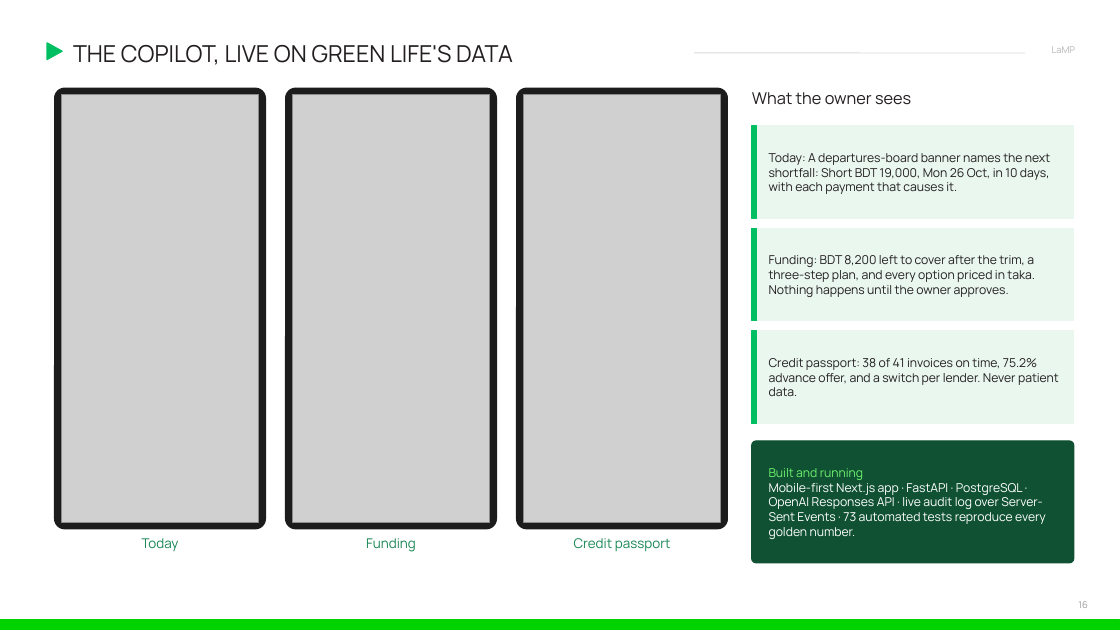
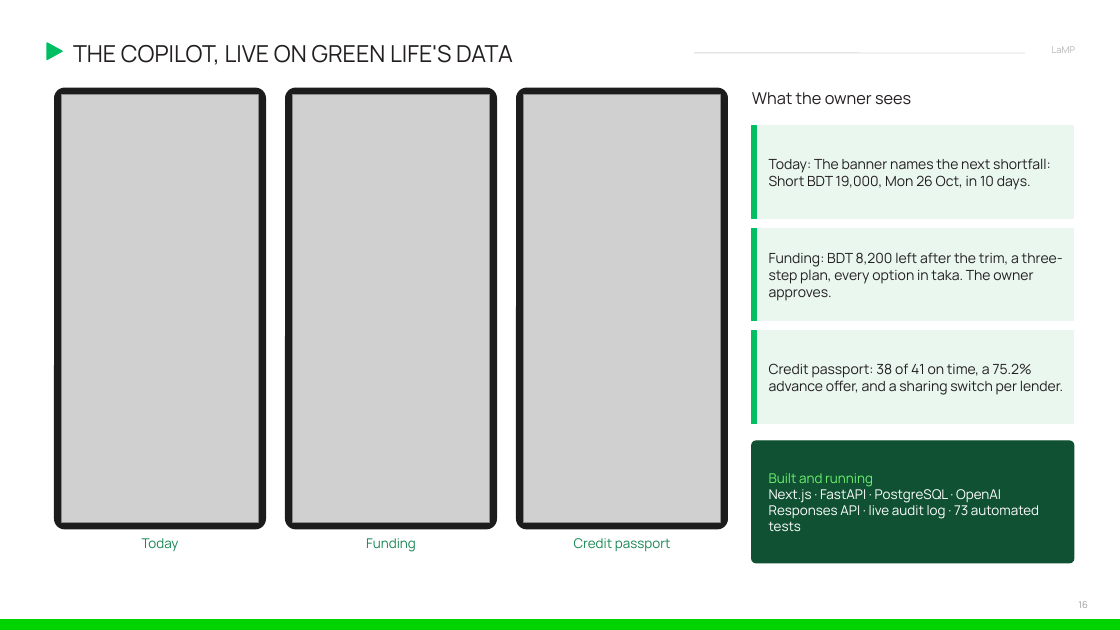
Before and after one commit to ishmam259/lamp-copilot, a slide deck: slide 16 of deck/LaMP-Copilot.pptx. Drawn at 1120x630 pixels with LibreOffice and Linux fonts; fonts in the diff are those of the drawing; grey boxes stand for pictures. Boxes give left, top, right and bottom in pixels: in the first picture for what was removed or moved away, otherwise in the second. Text is boxed around its words. In the diff, an @@ line names an element or a change of style, - is before the commit and + after.

Commit message:
deck: cut wordy slides by about a third, larger text, full team names

```diff
--- a/deck/LaMP-Copilot.pptx
+++ b/deck/LaMP-Copilot.pptx
@@ text at bbox=[769, 158, 1051, 190]: text changed; size 10.5 to 12 pt @@
-Today: A departures-board banner names the next shortfall: Short BDT 19,000, Mon 26 Oct, in 10 days, with each payment that causes it.
+Today: The banner names the next shortfall: Short BDT 19,000, Mon 26 Oct, in 10 days.
@@ text at bbox=[769, 252, 1063, 301]: text changed; size 10.5 to 12 pt @@
-Funding: BDT 8,200 left to cover after the trim, a three-step plan, and every option priced in taka. Nothing happens until the owner approves.
+Funding: BDT 8,200 left after the trim, a three-step plan, every option in taka. The owner approves.
@@ text at bbox=[769, 363, 1063, 395]: text changed; size 10.5 to 12 pt @@
-Credit passport: 38 of 41 invoices on time, 75.2% advance offer, and a switch per lender. Never patient data.
+Credit passport: 38 of 41 on time, a 75.2% advance offer, and a sharing switch per lender.
@@ text at bbox=[769, 473, 873, 487]: size 10.5 to 11.5 pt in "Built and running" @@
@@ text at bbox=[769, 489, 1039, 531]: text changed; size 10.5 to 11.5 pt @@
-Mobile-first Next.js app · FastAPI · PostgreSQL · OpenAI Responses API · live audit log over Server-Sent Events · 73 automated tests reproduce every golden number.
+Next.js · FastAPI · PostgreSQL · OpenAI Responses API · live audit log · 73 automated tests
```
Also in this commit, not shown: 21 other slides changed, 2 other files.
